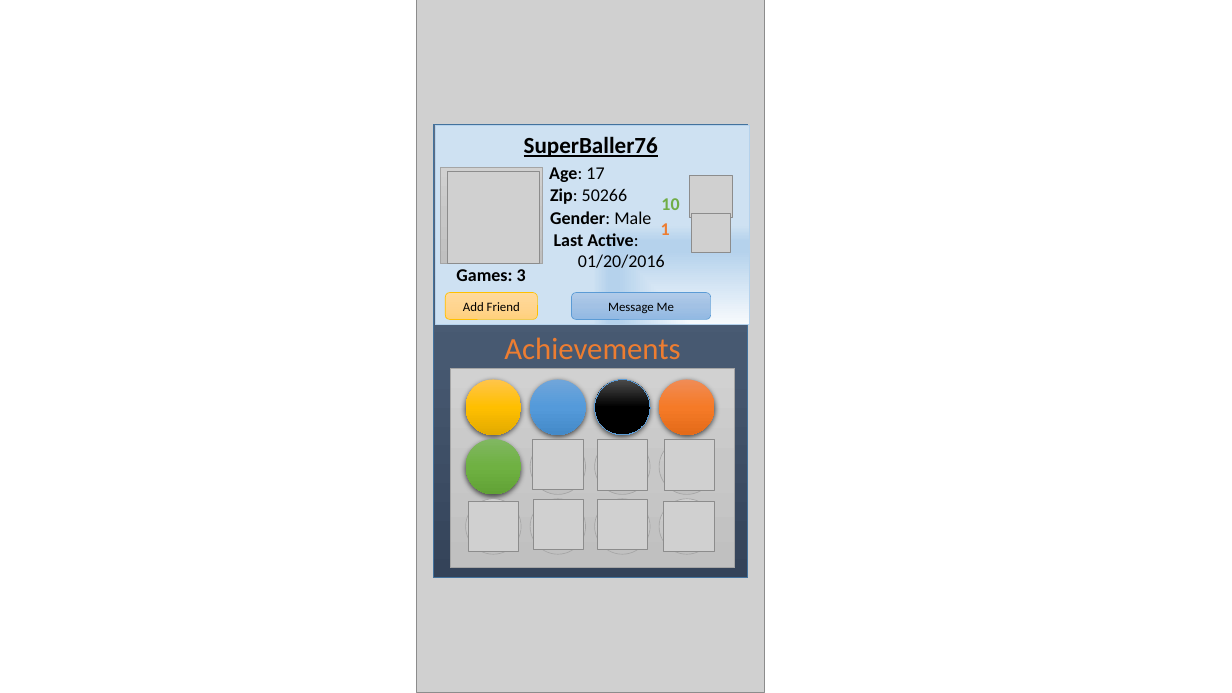
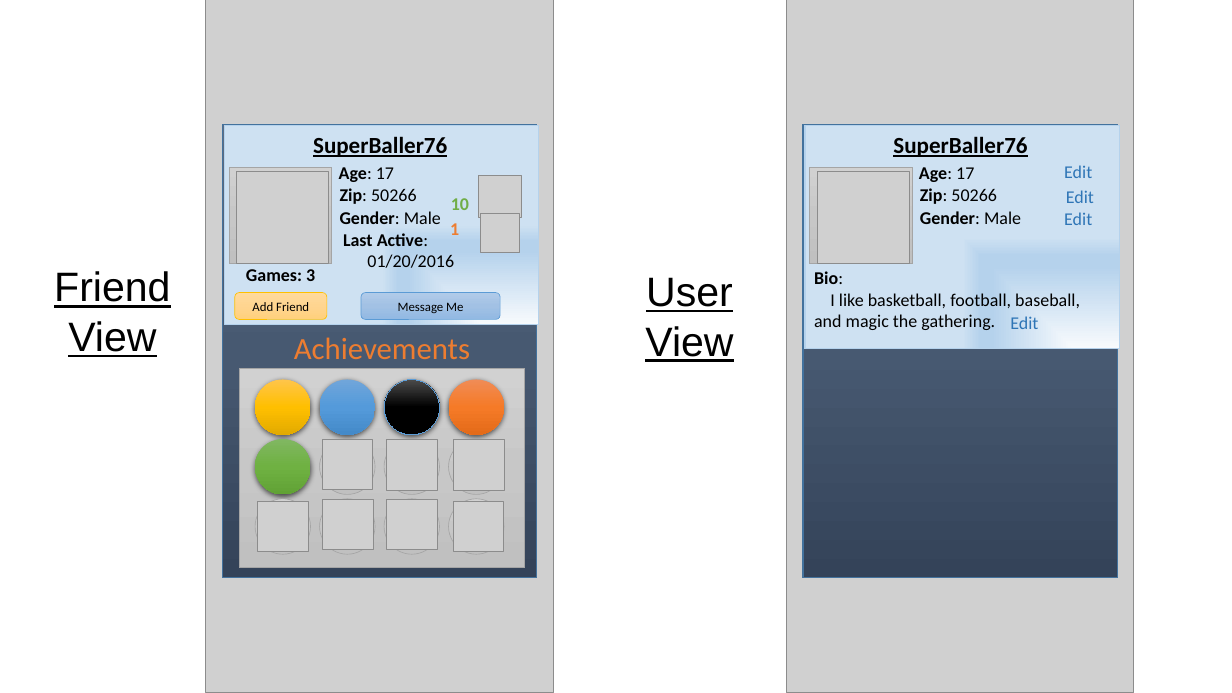
Before and after one commit to gfoudree/whosplayin, a slide deck: slide 9 of Storyboard Design.pptx. Drawn at 1232x693 pixels with LibreOffice and Linux fonts; fonts in the diff are those of the drawing; grey boxes stand for pictures. Boxes give left, top, right and bottom in pixels: in the first picture for what was removed or moved away, otherwise in the second. Text is boxed around its words. In the diff, an @@ line names an element or a change of style, - is before the commit and + after.

```diff
--- a/Storyboard Design.pptx
+++ b/Storyboard Design.pptx
@@ picture added at (787, 0, 1134, 693) @@
@@ rectangle added at (803, 125, 1117, 578), fill gradient #5E6D85 to #495A73 to #35445A, outline #43739E 1 pt @@
@@ rectangle added at (805, 126, 1119, 348), fill gradient #F7FAFD to #B5D2EC to #CEE1F2, outline #B5D2EC 1 pt @@
@@ text added at (893, 136, 1027, 157), 18 pt, text #000000, bold, underline @@
+SuperBaller76
@@ rectangle added at (810, 167, 912, 263), fill gradient #D2D2D2 to #C8C8C8 to #C0C0C0, outline #A5A5A5 0.5 pt @@
@@ picture added at (817, 172, 909, 264) @@
@@ text added at (919, 167, 974, 182), 14 pt, text #000000, bold @@
+Age: 17
@@ text added at (1064, 165, 1092, 178), 14 pt, text #2E75B6 @@
+Edit
@@ text added at (920, 188, 997, 204), 14 pt, text #000000 @@
+Zip: 50266
@@ text added at (1066, 190, 1094, 203), 14 pt, text #2E75B6 @@
+Edit
@@ text added at (920, 211, 1021, 224), 14 pt, text #000000, bold @@
+Gender: Male
@@ text added at (1064, 212, 1092, 225), 14 pt, text #2E75B6 @@
+Edit
@@ text added at (54, 271, 170, 357), 32 pt, text #000000, underline @@
+Friend
+View
@@ text added at (645, 277, 733, 362), 32 pt, text #000000, underline @@
+User
+View
@@ text added at (814, 271, 1080, 330), 14 pt, text #000000 @@
+Bio:
+I like basketball, football, baseball, and magic the gathering.
@@ text added at (1010, 316, 1038, 329), 14 pt, text #2E75B6 @@
+Edit
@@ 12 ellipses, 11 pictures, 9 texts, 4 rectangles, 2 rounded rectangles: place and size @@
-12 ellipses, 11 pictures, 9 texts, 4 rectangles, 2 rounded rectangles at (417, 0, 764, 693)
+12 ellipses, 11 pictures, 9 texts, 4 rectangles, 2 rounded rectangles at (206, 0, 554, 693)
```
Also in this commit, not shown: 2 other files.
